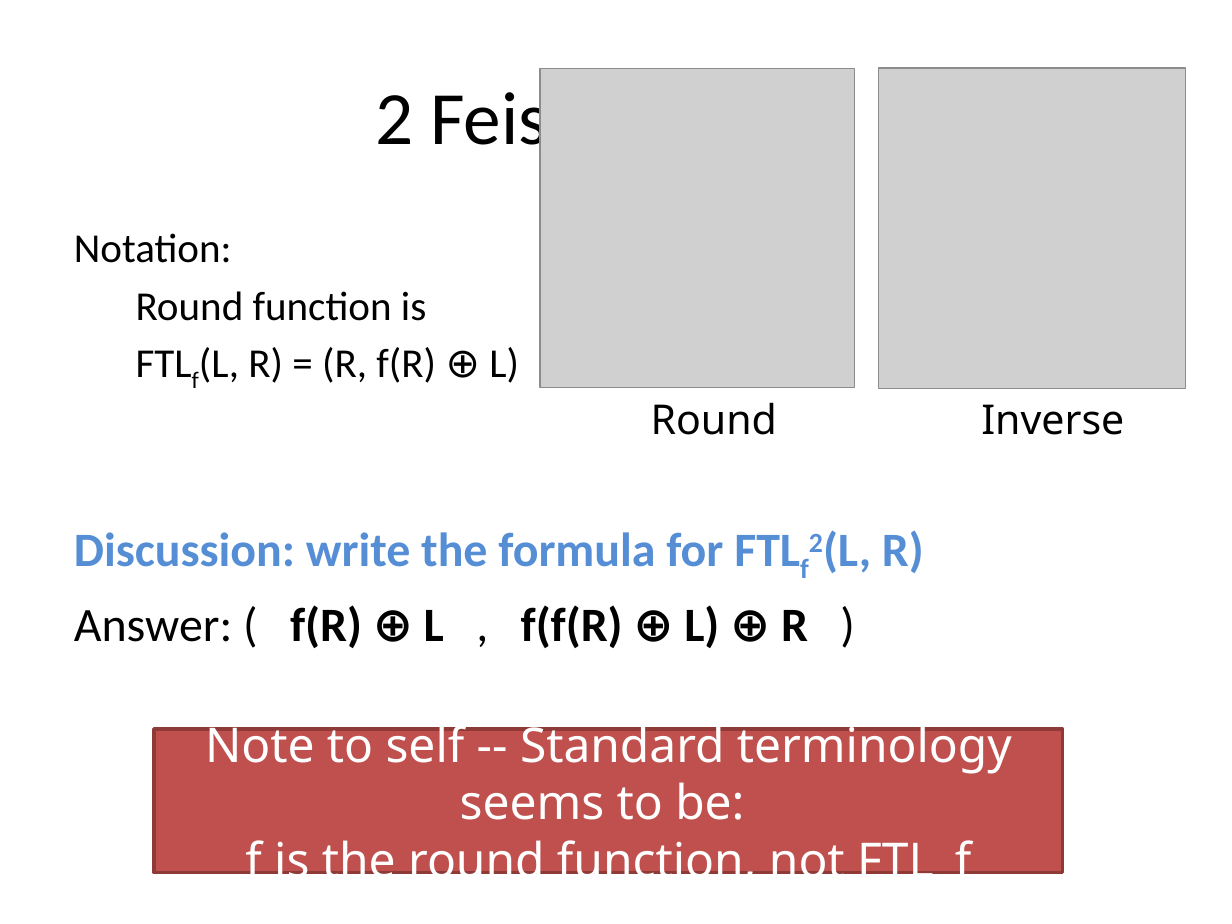
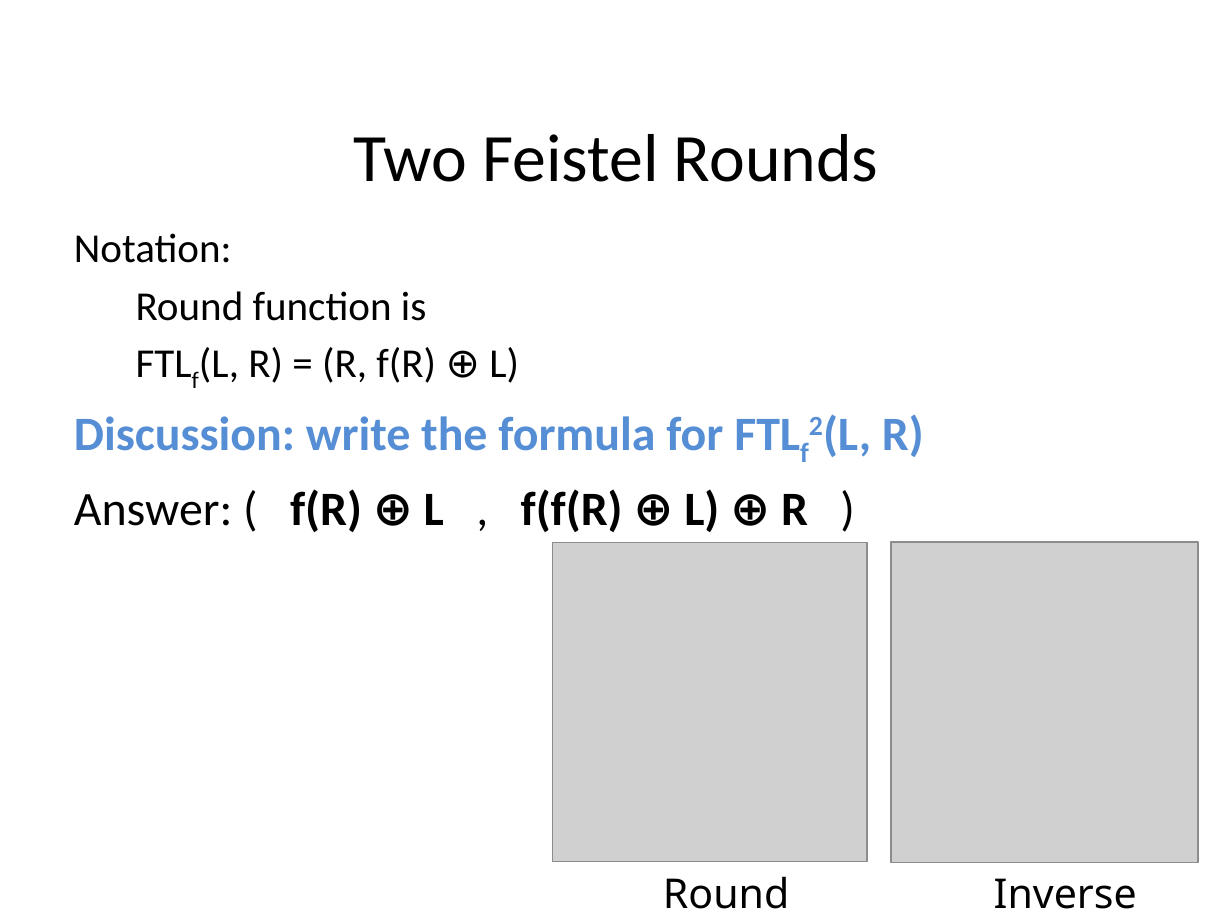
Before and after one commit to noise-lab/security-course, a slide deck: slide 32 of fall2016/lectures/4-Ciphers.pptx (slide 21 before the commit). Drawn at 1232x924 pixels with LibreOffice and Linux fonts; fonts in the diff are those of the drawing; grey boxes stand for pictures. Boxes give left, top, right and bottom in pixels: in the first picture for what was removed or moved away, otherwise in the second. Text is boxed around its words. In the diff, an @@ line names an element or a change of style, - is before the commit and + after.

```diff
--- a/fall2016/lectures/4-Ciphers.pptx
+++ b/fall2016/lectures/4-Ciphers.pptx
@@ title at [353, 134, 878, 182]: text changed; size 44 to 39.6 pt @@
-2 Feistel rounds
+Two Feistel Rounds
@@ text "Notation:" rewrapped from [74, 233, 924, 648] to [74, 233, 924, 532] @@
@@ picture: place and size @@
-picture at [878, 68, 1185, 388]
+picture at [891, 542, 1198, 862]
@@ rectangle removed at [154, 729, 1063, 873] @@
-Note to self -- Standard terminology seems to be:
-f is the round function, not FTL_f
@@ 2 texts, 1 picture: place and size @@
-2 texts, 1 picture at [540, 68, 1124, 435]
+2 texts, 1 picture at [552, 542, 1137, 909]
```
Also in this commit, not shown: 45 other slides changed, 2 slides added, 2 slides removed, 3 other files.
